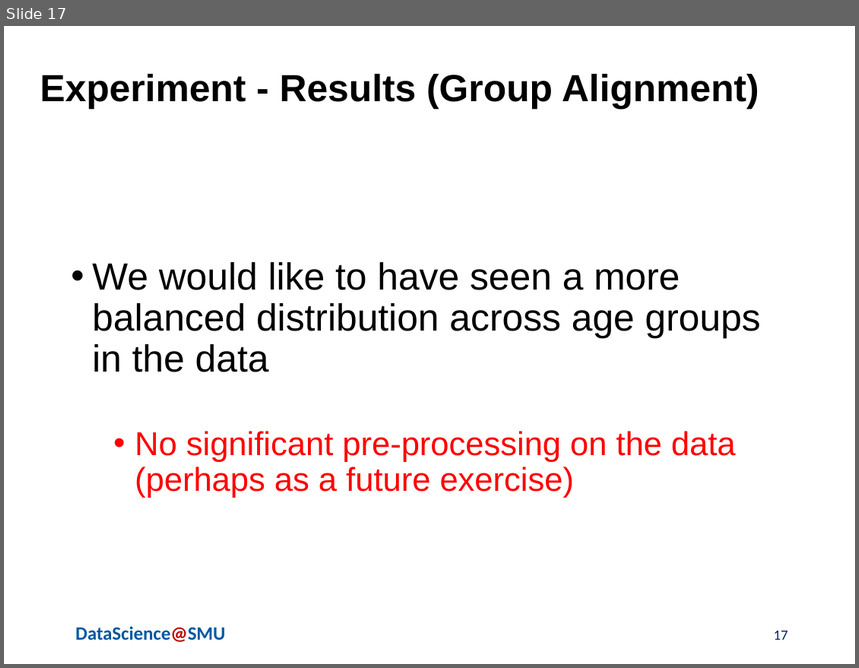
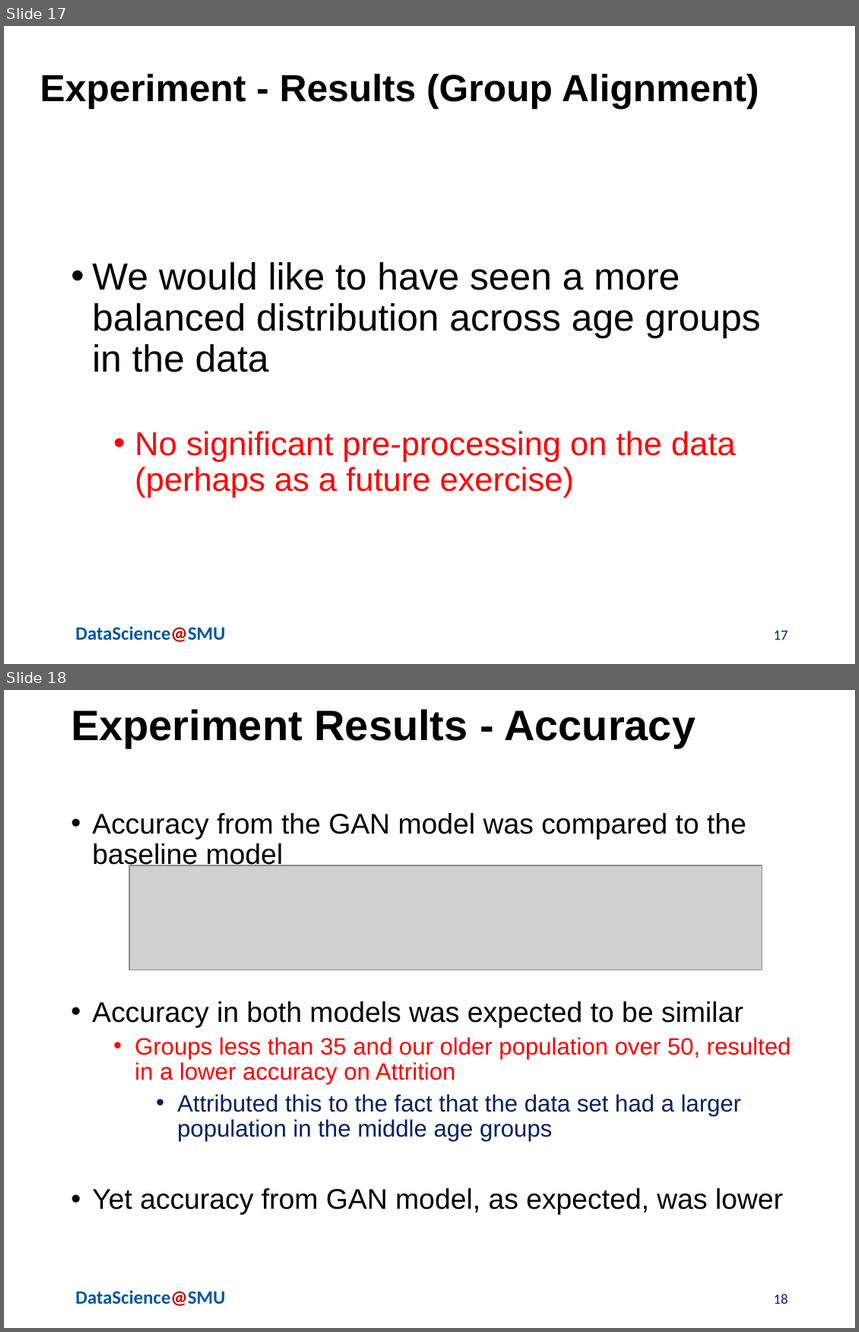
Before and after one commit to skhayden/Reducing-Age-Bias-in-Machine-Learning-An-Algorithmic-Approach, a slide deck: AdversarialBiasPresentation Steven+Solange+Nicole.pptx. Shown one above the other, each under a label of ours: slide 17 before the commit, slides 17 and 18 after it. The pictures are 859x668 and 859x1332 pixels, drawn with LibreOffice and Linux fonts; fonts in the diff are those of the drawing; grey boxes stand for pictures; background and template pictures are left out. Boxes give left, top, right and bottom in pixels: in the first picture for what was removed or moved away, otherwise in the second. Text is boxed around its words. In the diff, an @@ line names an element or a change of style, - is before the commit and + after.

```diff
--- a/AdversarialBiasPresentation Steven+Solange+Nicole.pptx
+++ b/AdversarialBiasPresentation Steven+Solange+Nicole.pptx
@@ slide 18 added at (4,690,855,1328), background #FFFFFF; not listed: 1 template element that a slide beside it also shows @@
@@ title added at (71,709,696,748), 36 pt, text #000000, bold @@
+Experiment Results - Accuracy
@@ text added at (92,813,791,1215), 20 pt, text #000000 @@
+• Accuracy from the GAN model was compared to the baseline model
+• Accuracy in both models was expected to be similar
+  • Groups less than 35 and our older population over 50, resulted in a lower accuracy on Attrition
+    • Attributed this to the fact that the data set had a larger population in the middle age groups
+• Yet accuracy from GAN model, as expected, was lower
@@ picture added at (129,866,762,970) @@
@@ page number added at (774,1294,788,1304), 12 pt, text #002060 @@
+18
```
Also in this commit, not shown: 2 slides changed, 1 other slide added, 2 slides removed, 1 other file.
